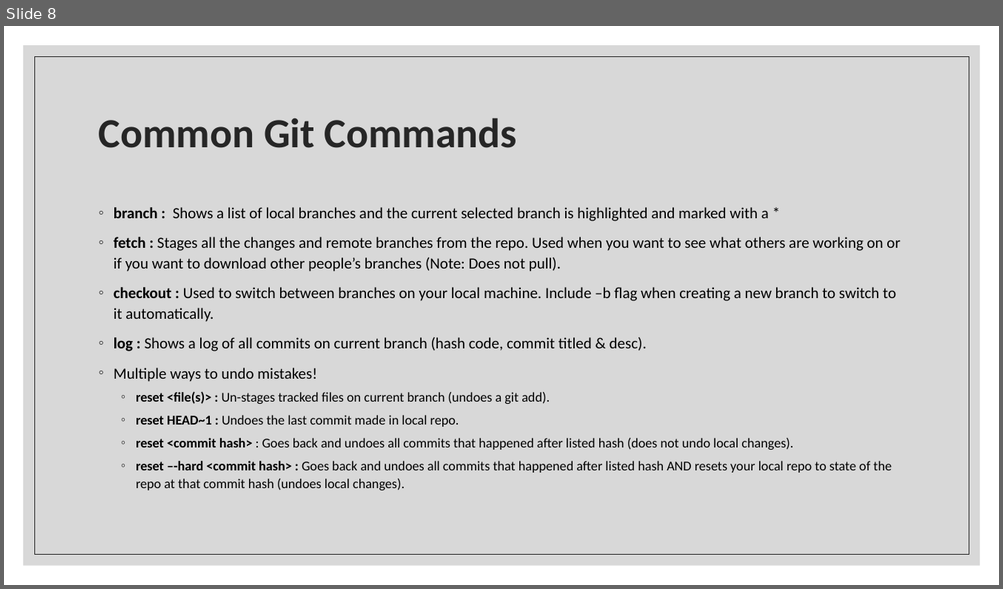
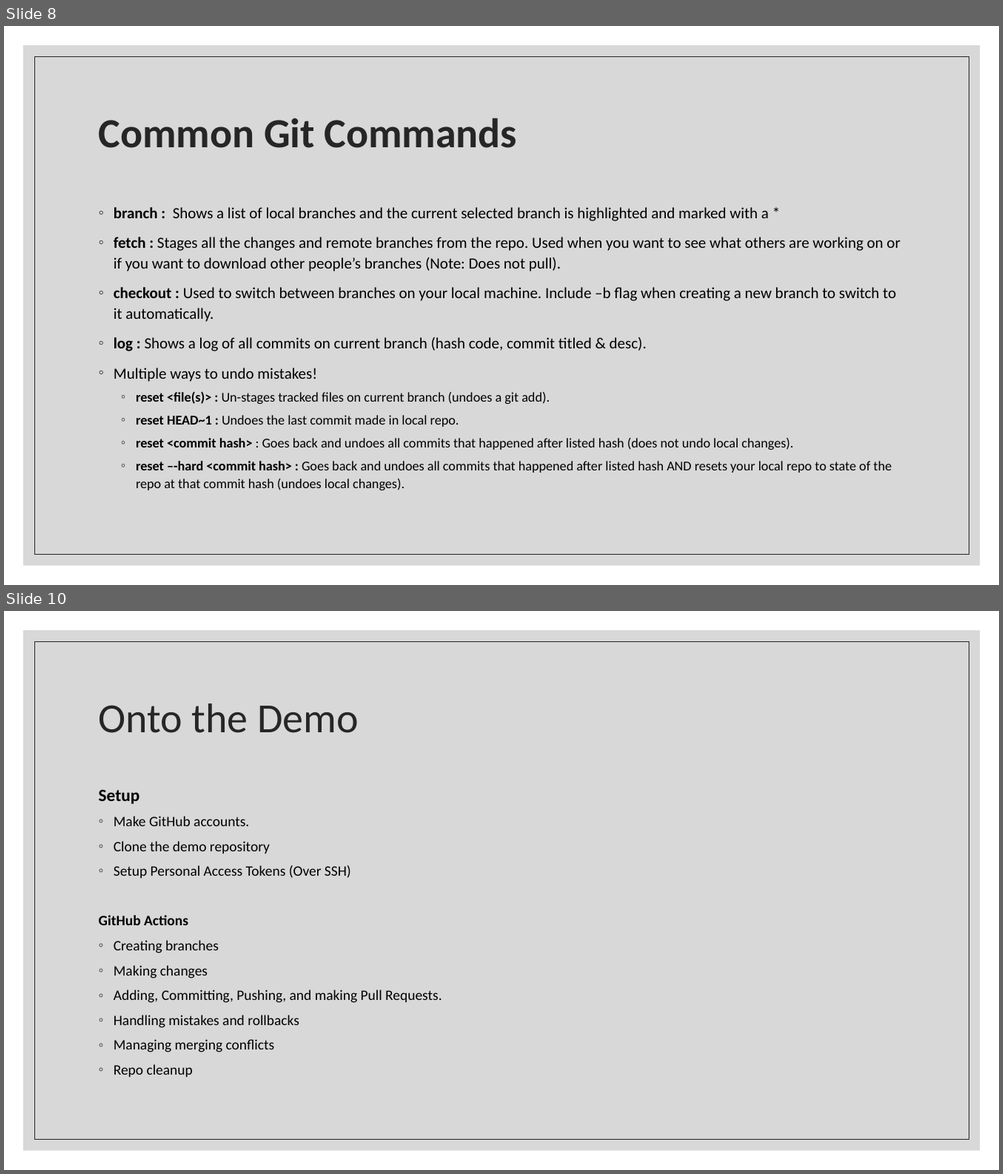
Before and after one commit to TonyTest312/Demo_Repo, a slide deck: PowerPoint/GitHubBasics.pptx. Shown one above the other, each under a label of ours: slide 8 before the commit, slides 8 and 10 after it; the slides between them are not shown. The pictures are 1003x589 and 1003x1174 pixels, drawn with LibreOffice and Linux fonts; fonts in the diff are those of the drawing. Boxes give left, top, right and bottom in pixels: in the first picture for what was removed or moved away, otherwise in the second. Text is boxed around its words. In the diff, an @@ line names an element or a change of style, - is before the commit and + after.

```diff
--- a/PowerPoint/GitHubBasics.pptx
+++ b/PowerPoint/GitHubBasics.pptx
@@ slide 10 added at box(4, 611, 999, 1170), background #FFFFFF; not listed: 2 template elements that a slide beside it also shows @@
@@ title added at box(99, 703, 358, 733), 40 pt, text #262626 @@
+Onto the Demo
@@ text added at box(99, 789, 441, 1077), 13.9 pt, text #000000 @@
+Setup
+◦ Make GitHub accounts.
+◦ Clone the demo repository
+◦ Setup Personal Access Tokens (Over SSH)
+GitHub Actions
+◦ Creating branches
+◦ Making changes
+◦ Adding, Committing, Pushing, and making Pull Requests.
+◦ Handling mistakes and rollbacks
+◦ Managing merging conflicts
+◦ Repo cleanup
```
Also in this commit, not shown: 1 other slide added.
